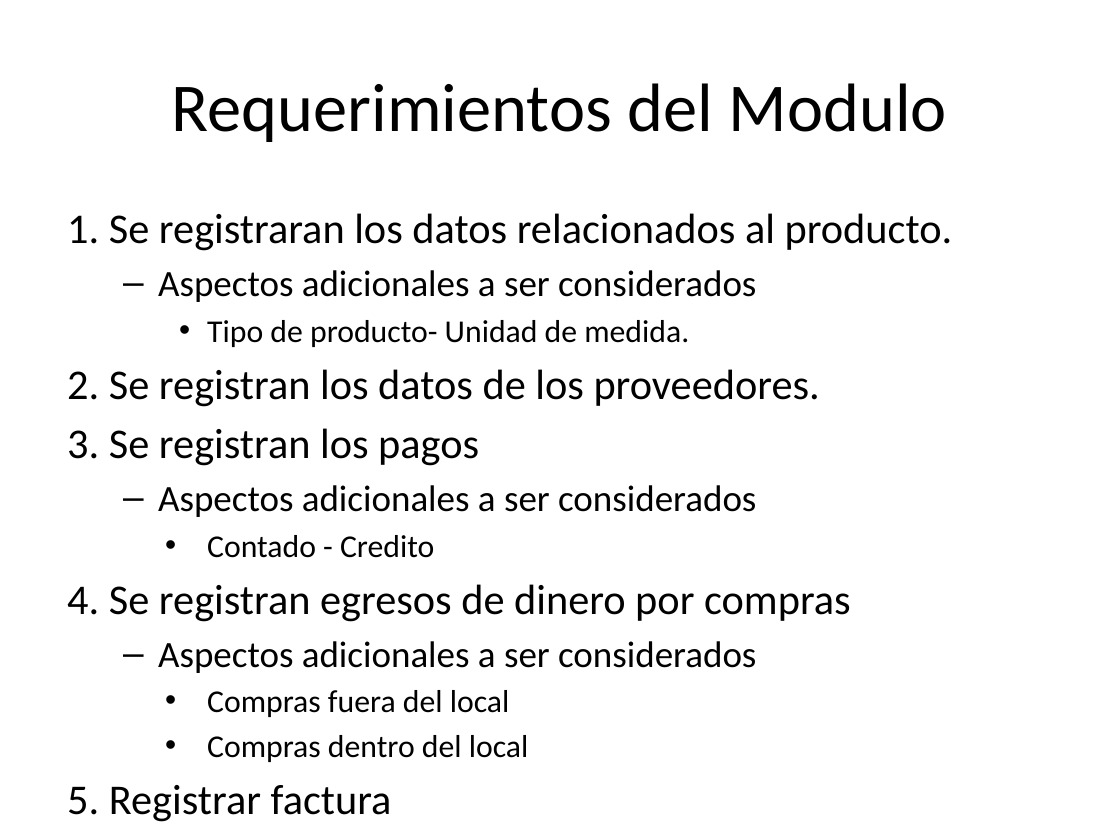
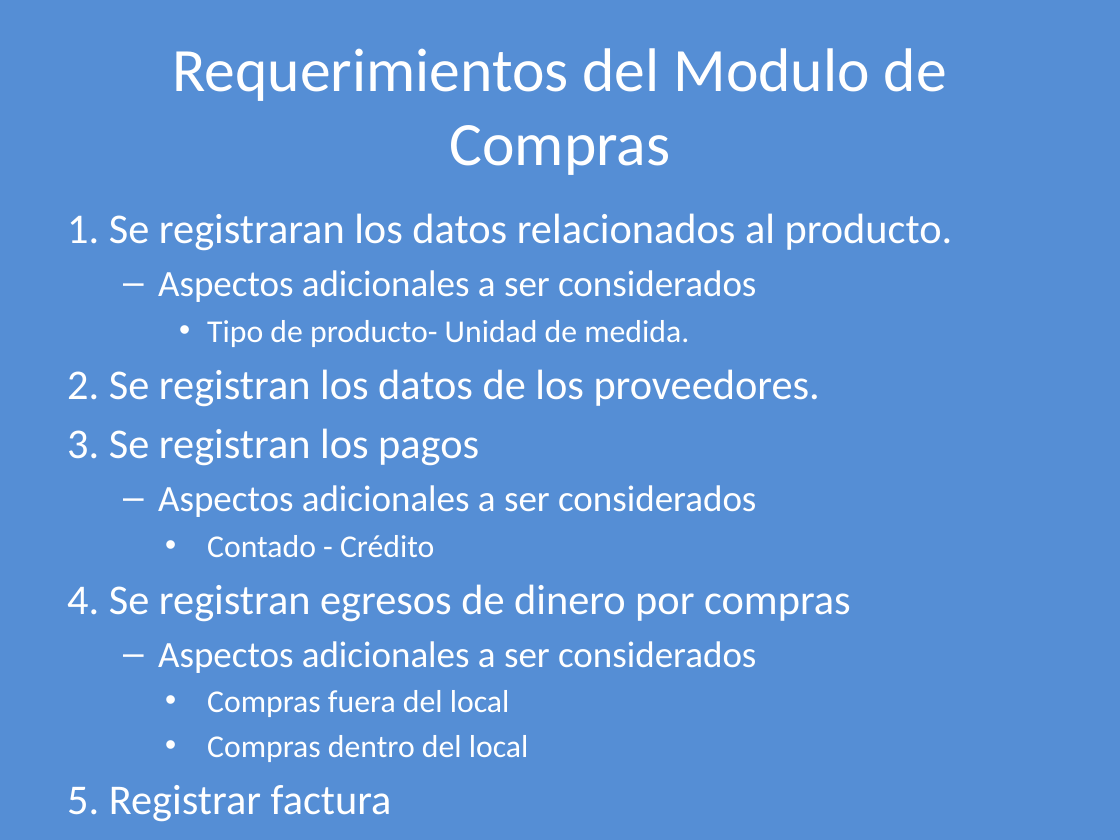
Before and after one commit to igodeveloper/infocomedor, a slide deck: slide 3 of presentacion/fede/presentacion fede.pptx. Drawn at 1120x840 pixels with LibreOffice and Linux fonts; fonts in the diff are those of the drawing. Boxes give left, top, right and bottom in pixels: in the first picture for what was removed or moved away, otherwise in the second. Text is boxed around its words. In the diff, an @@ line names an element or a change of style, - is before the commit and + after.

```diff
--- a/presentacion/fede/presentacion fede.pptx
+++ b/presentacion/fede/presentacion fede.pptx
@@ background #FFFFFF to #558ED5 @@
@@ title at [173, 48, 947, 175]: text changed; size 44 to 39.6 pt; text colour #000000 to #FFFFFF @@
-Requerimientos del Modulo
+Requerimientos del Modulo de Compras
@@ text at [67, 213, 953, 762]: text colour #000000 to #FFFFFF @@
@@ text at [207, 535, 434, 557]: text changed; text colour #000000 to #FFFFFF @@
-    • Contado - Credito
+    • Contado - Crédito
```
Also in this commit, not shown: 1 other slide changed, 7 slides added, 2 slides removed, 5 other files.
